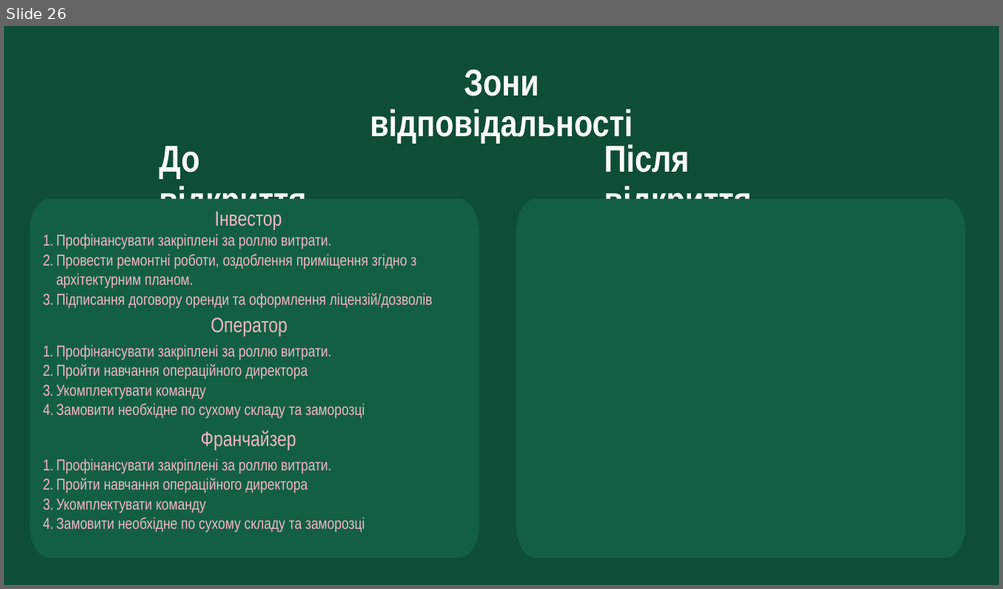
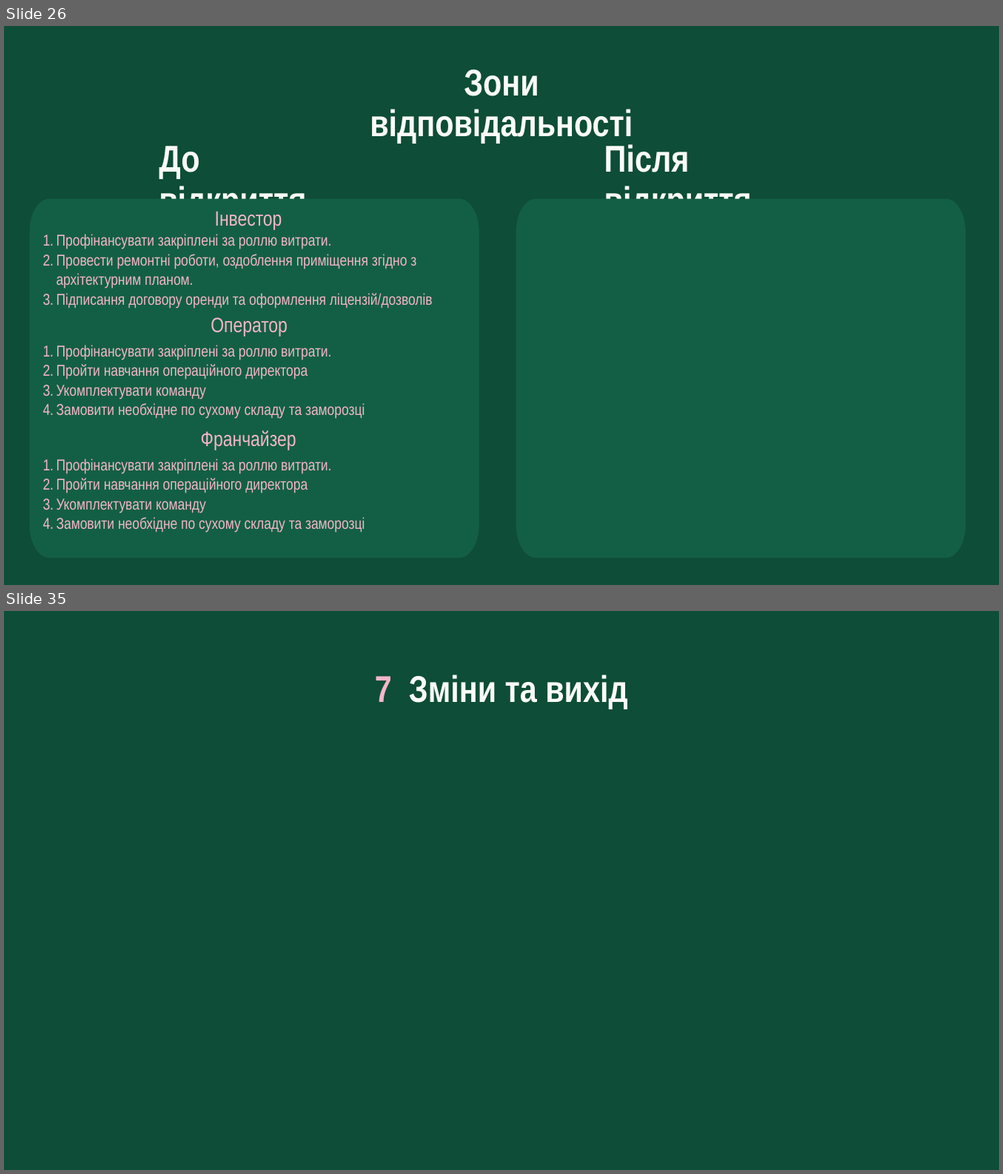
Before and after one commit to denfidiriv-cmyk/xcrypto, a slide deck: presentation_with_contract.pptx. Shown one above the other, each under a label of ours: slide 26 before the commit, slides 26 and 35 after it; the slides between them are not shown. The pictures are 1003x589 and 1003x1174 pixels, drawn with LibreOffice and Linux fonts; fonts in the diff are those of the drawing. Boxes give left, top, right and bottom in pixels: in the first picture for what was removed or moved away, otherwise in the second. Text is boxed around its words. In the diff, an @@ line names an element or a change of style, - is before the commit and + after.

```diff
--- a/presentation_with_contract.pptx
+++ b/presentation_with_contract.pptx
@@ slide 35 added at <box>4,611,999,1170</box>, background #0E4D38 @@
@@ text added at <box>375,675,627,709</box>, 54 pt, text #FBFBF8, bold @@
+7 Зміни та вихід
```
Also in this commit, not shown: 2 slides changed, 7 other slides added, 3 slides removed.
